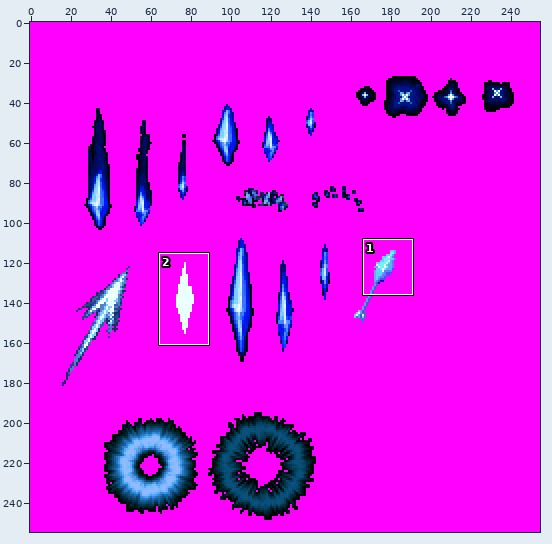
Sprite sheet: Data/gfx/sprites/character/woman_s2.png. The picture above shows the old version from afar; the outline marks the close-up.
Close-up. First the earlier version:
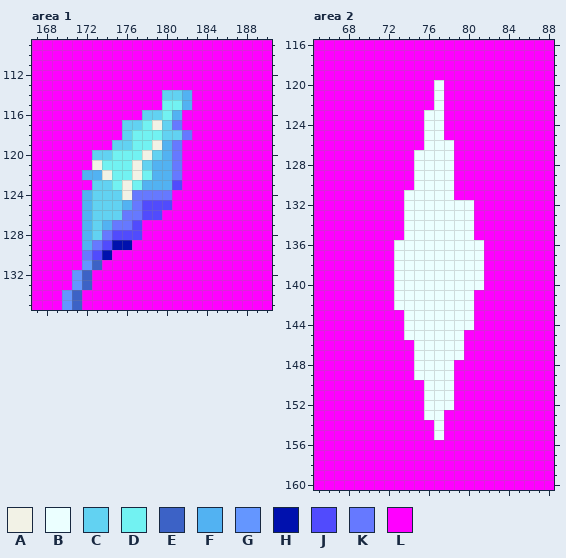
The file is 255x255 pixels. Colours within 5 levels of each other are drawn and written as one. Shown: area 1: x 167..190, y 109..135; area 2: x 65..88, y 116..160. The commit also changed other parts of the picture, which this record leaves out.
Palette (. is transparent): A #f2f2e6  B #ebffff  C #62d2f2  D #72f2f2  E #3c62c6  F #52b2f2  G #6496ff  H #0011ae  J #514bfd  K #6679ff  L #ff00ff
Pixels before, area 1, first column x 167:
109 LLLLLLLLLLLLLLLLLLLLLLLL
110 LLLLLLLLLLLLLLLLLLLLLLLL
111 LLLLLLLLLLLLLLLLLLLLLLLL
112 LLLLLLLLLLLLLLLLLLLLLLLL
113 LLLLLLLLLLLLLLLLLLLLLLLL
114 LLLLLLLLLLLLLCCFLLLLLLLL
115 LLLLLLLLLLLLLDDFLLLLLLLL
116 LLLLLLLLLLLCCDFLLLLLLLLL
117 LLLLLLLLLCCDACKLLLLLLLLL
118 LLLLLLLLLCDDDCCKLLLLLLLL
119 LLLLLLLLCCDDAFKLLLLLLLLL
120 LLLLLLCCDDDACFKLLLLLLLLL
121 LLLLLLADDDACFFKLLLLLLLLL
122 LLLLLFFADDADFFKLLLLLLLLL
123 LLLLLLCCDADFFFJLLLLLLLLL
124 LLLLLFCCCAKKKKLLLLLLLLLL
125 LLLLLFCCCFKJJJLLLLLLLLLL
126 LLLLLFCCCKKJJLLLLLLLLLLL
127 LLLLLFCFKKJLLLLLLLLLLLLL
128 LLLLLFCKJJJLLLLLLLLLLLLL
129 LLLLLFKJHHLLLLLLLLLLLLLL
130 LLLLLKJHLLLLLLLLLLLLLLLL
131 LLLLLGELLLLLLLLLLLLLLLLL
132 LLLLGELLLLLLLLLLLLLLLLLL
133 LLLLGELLLLLLLLLLLLLLLLLL
134 LLLGELLLLLLLLLLLLLLLLLLL
135 LLLGELLLLLLLLLLLLLLLLLLL
Pixels before, area 2, first column x 65:
116 LLLLLLLLLLLLLLLLLLLLLLLL
117 LLLLLLLLLLLLLLLLLLLLLLLL
118 LLLLLLLLLLLLLLLLLLLLLLLL
119 LLLLLLLLLLLLLLLLLLLLLLLL
120 LLLLLLLLLLLLBLLLLLLLLLLL
121 LLLLLLLLLLLLBLLLLLLLLLLL
122 LLLLLLLLLLLLBLLLLLLLLLLL
123 LLLLLLLLLLLBBLLLLLLLLLLL
124 LLLLLLLLLLLBBLLLLLLLLLLL
125 LLLLLLLLLLLBBLLLLLLLLLLL
126 LLLLLLLLLLLBBBLLLLLLLLLL
127 LLLLLLLLLLBBBBLLLLLLLLLL
128 LLLLLLLLLLBBBBLLLLLLLLLL
129 LLLLLLLLLLBBBBLLLLLLLLLL
130 LLLLLLLLLLBBBBLLLLLLLLLL
131 LLLLLLLLLBBBBBLLLLLLLLLL
132 LLLLLLLLLBBBBBBBLLLLLLLL
133 LLLLLLLLLBBBBBBBLLLLLLLL
134 LLLLLLLLLBBBBBBBLLLLLLLL
135 LLLLLLLLLBBBBBBBLLLLLLLL
136 LLLLLLLLBBBBBBBBBLLLLLLL
137 LLLLLLLLBBBBBBBBBLLLLLLL
138 LLLLLLLLBBBBBBBBBLLLLLLL
139 LLLLLLLLBBBBBBBBBLLLLLLL
140 LLLLLLLLBBBBBBBBBLLLLLLL
141 LLLLLLLLBBBBBBBBLLLLLLLL
142 LLLLLLLLBBBBBBBBLLLLLLLL
143 LLLLLLLLLBBBBBBBLLLLLLLL
144 LLLLLLLLLBBBBBBBLLLLLLLL
145 LLLLLLLLLBBBBBBLLLLLLLLL
146 LLLLLLLLLLBBBBBLLLLLLLLL
147 LLLLLLLLLLBBBBBLLLLLLLLL
148 LLLLLLLLLLBBBBLLLLLLLLLL
149 LLLLLLLLLLBBBBLLLLLLLLLL
150 LLLLLLLLLLLBBBLLLLLLLLLL
151 LLLLLLLLLLLBBBLLLLLLLLLL
152 LLLLLLLLLLLBBBLLLLLLLLLL
153 LLLLLLLLLLLBBLLLLLLLLLLL
154 LLLLLLLLLLLLBLLLLLLLLLLL
155 LLLLLLLLLLLLBLLLLLLLLLLL
156 LLLLLLLLLLLLLLLLLLLLLLLL
157 LLLLLLLLLLLLLLLLLLLLLLLL
158 LLLLLLLLLLLLLLLLLLLLLLLL
159 LLLLLLLLLLLLLLLLLLLLLLLL
160 LLLLLLLLLLLLLLLLLLLLLLLL
Now the later version:
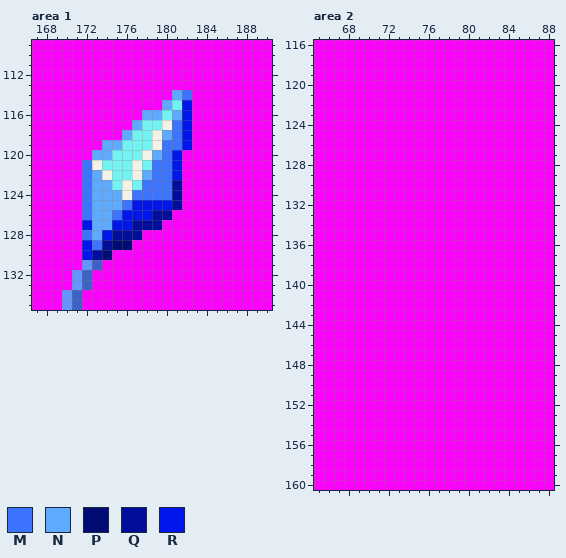
Colours new in this view: M #3d74ff  N #5eaafe  P #000b73  Q #000e9b  R #0016eb
Edits made:
{"where": "area 1"}
{"y":114,"x":180,"old":"CCF","new":"LNM"}
{"y":115,"x":180,"old":"D","new":"N"}
{"y":115,"x":182,"old":"F","new":"R"}
{"y":116,"x":178,"old":"CC","new":"NN"}
{"y":116,"x":181,"old":"FL","new":"NR"}
{"y":117,"x":176,"old":"CC","new":"LN"}
{"y":117,"x":179,"old":"ACKL","new":"DAMR"}
{"y":118,"x":176,"old":"C","new":"N"}
{"y":118,"x":179,"old":"DCCK","new":"ANMR"}
{"y":119,"x":174,"old":"LCC","new":"NND"}
{"y":119,"x":180,"old":"FKL","new":"MMR"}
{"y":120,"x":173,"old":"CC","new":"NN"}
{"y":120,"x":179,"old":"CFK","new":"NMR"}
{"y":121,"x":172,"old":"L","new":"M"}
{"y":121,"x":178,"old":"CFFK","new":"DMMR"}
{"y":122,"x":172,"old":"FF","new":"MN"}
{"y":122,"x":178,"old":"DFFK","new":"NMMR"}
{"y":123,"x":172,"old":"LCC","new":"MNN"}
{"y":123,"x":178,"old":"FFFJ","new":"MMMQ"}
{"y":124,"x":172,"old":"FCCC","new":"MNNN"}
{"y":124,"x":177,"old":"KKKKL","new":"MMMMQ"}
{"y":125,"x":172,"old":"FCCCFKJJJL","new":"MNNNMRRRRQ"}
{"y":126,"x":172,"old":"FCCCKKJJL","new":"MNNMRRRQQ"}
{"y":127,"x":172,"old":"FCFKKJLL","new":"RNNRRQQQ"}
{"y":128,"x":172,"old":"FCKJJJ","new":"MNRQQQ"}
{"y":129,"x":172,"old":"FKJHH","new":"RMQPP"}
{"y":130,"x":172,"old":"KJH","new":"RQP"}
{"where": "area 2"}
{"y":120,"x":77,"old":"B","new":"L"}
{"y":121,"x":77,"old":"B","new":"L"}
{"y":122,"x":77,"old":"B","new":"L"}
{"y":123,"x":76,"old":"BB","new":"LL"}
{"y":124,"x":76,"old":"BB","new":"LL"}
{"y":125,"x":76,"old":"BB","new":"LL"}
{"y":126,"x":76,"old":"BBB","new":"LLL"}
{"y":127,"x":75,"old":"BBBB","new":"LLLL"}
{"y":128,"x":75,"old":"BBBB","new":"LLLL"}
{"y":129,"x":75,"old":"BBBB","new":"LLLL"}
{"y":130,"x":75,"old":"BBBB","new":"LLLL"}
{"y":131,"x":74,"old":"BBBBB","new":"LLLLL"}
{"y":132,"x":74,"old":"BBBBBBB","new":"LLLLLLL"}
{"y":133,"x":74,"old":"BBBBBBB","new":"LLLLLLL"}
{"y":134,"x":74,"old":"BBBBBBB","new":"LLLLLLL"}
{"y":135,"x":74,"old":"BBBBBBB","new":"LLLLLLL"}
{"y":136,"x":73,"old":"BBBBBBBBB","new":"LLLLLLLLL"}
{"y":137,"x":73,"old":"BBBBBBBBB","new":"LLLLLLLLL"}
{"y":138,"x":73,"old":"BBBBBBBBB","new":"LLLLLLLLL"}
{"y":139,"x":73,"old":"BBBBBBBBB","new":"LLLLLLLLL"}
{"y":140,"x":73,"old":"BBBBBBBBB","new":"LLLLLLLLL"}
{"y":141,"x":73,"old":"BBBBBBBB","new":"LLLLLLLL"}
{"y":142,"x":73,"old":"BBBBBBBB","new":"LLLLLLLL"}
{"y":143,"x":74,"old":"BBBBBBB","new":"LLLLLLL"}
{"y":144,"x":74,"old":"BBBBBBB","new":"LLLLLLL"}
{"y":145,"x":74,"old":"BBBBBB","new":"LLLLLL"}
{"y":146,"x":75,"old":"BBBBB","new":"LLLLL"}
{"y":147,"x":75,"old":"BBBBB","new":"LLLLL"}
{"y":148,"x":75,"old":"BBBB","new":"LLLL"}
{"y":149,"x":75,"old":"BBBB","new":"LLLL"}
{"y":150,"x":76,"old":"BBB","new":"LLL"}
{"y":151,"x":76,"old":"BBB","new":"LLL"}
{"y":152,"x":76,"old":"BBB","new":"LLL"}
{"y":153,"x":76,"old":"BB","new":"LL"}
{"y":154,"x":77,"old":"B","new":"L"}
{"y":155,"x":77,"old":"B","new":"L"}
{"label":"changed","picture_box":[82,90,192,260]}
{"label":"changed","picture_box":[394,80,484,440]}
